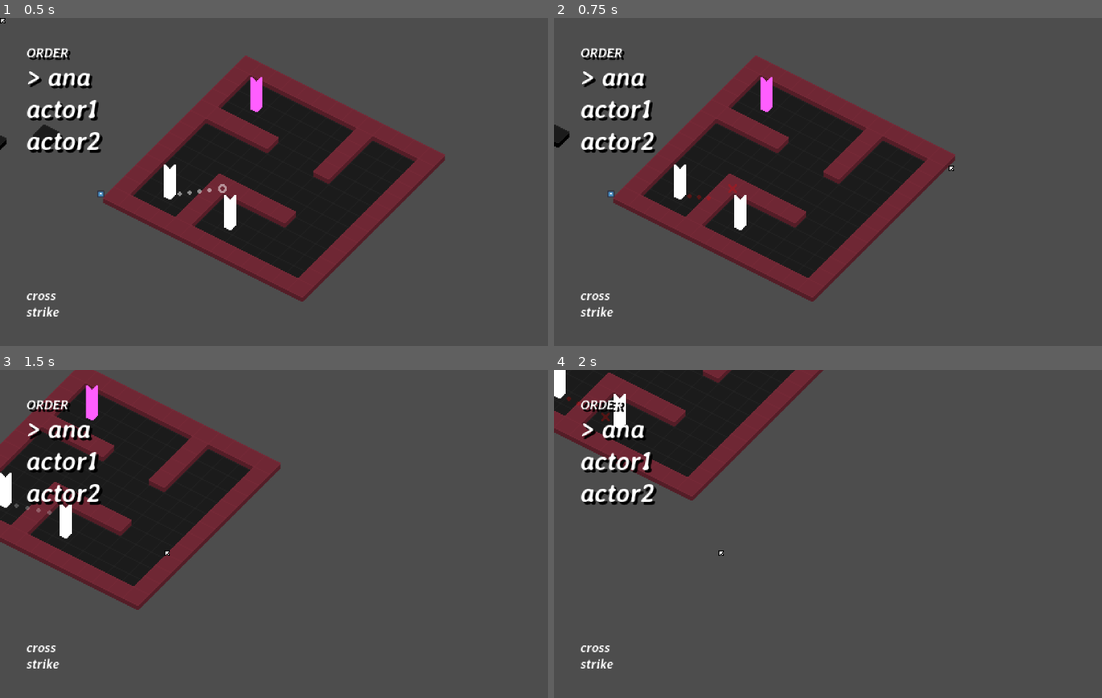
Above: before the commit, frames 1-4 (two rows, left to right).
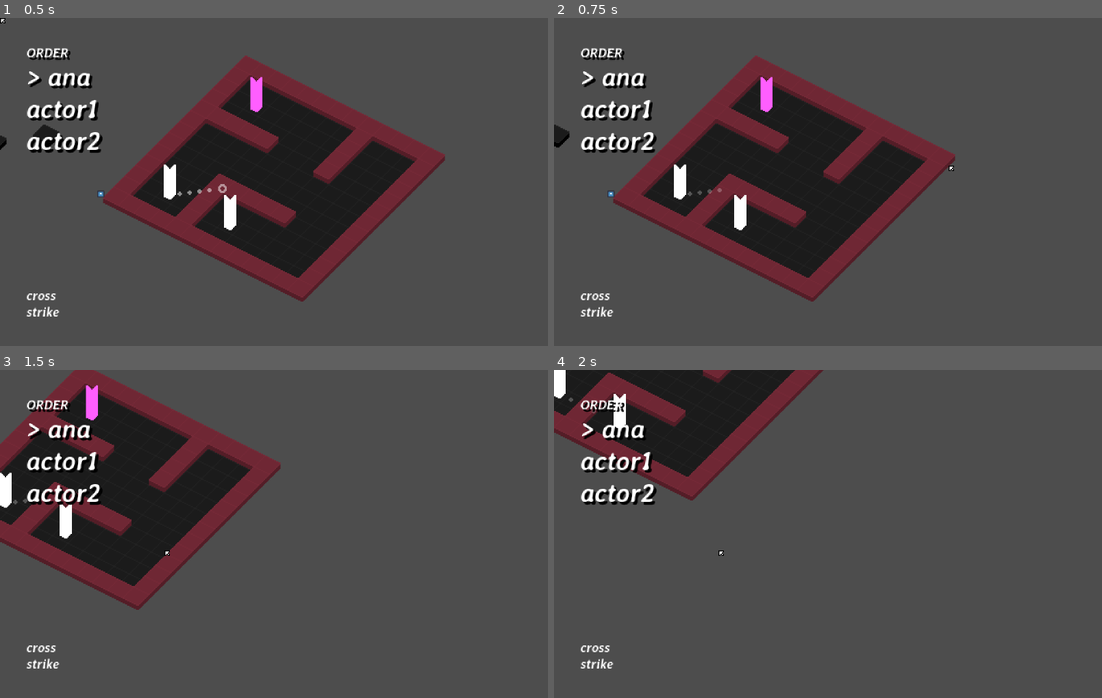
Above: after the commit, the same moments.

Repository: webcatzz/bd
Game: Godot game, scene res://scenes/main.tscn
Two runs of this game, one before a commit and one after it. Both use one fixed random seed, a clock stepped at 60 frames per second and the inputs below. The engine's default icon, where the game draws it, is replaced by a stand-in: a white triangle on a blue panel in a dark square.
Inputs (mouse positions are in pixels of both pictures, inside the frame that each line leads up to):
- Up to frame 1 (0.5 s): no input
- Up to frame 2 (0.75 s): tap Enter (ui_accept) at 0.5 s; move the mouse to (948, 165) at 0.52 s; hold D (move_right) from 0.53 s (still down); hold E (mode_hit) from 0.53 s (still down); click (948, 165) at 0.67 s
- Up to frame 3 (1.5 s): tap Enter (ui_accept) at 0.77 s; tap Q (mode_move) at 0.8, 1.35 s; move the mouse to (164, 550) at 1.27 s; release D (move_right) at 1.28 s; release E (mode_hit) at 1.28 s; hold S (move_down) from 1.28 s (still down)
- Up to frame 4 (2 s): keep holding S (move_down); tap Enter (ui_accept) at 1.52 s; tap E (mode_hit) at 1.55 s

Frame 1 is identical in both runs. In frame 2, less than 0.1% of the frame differs, in the area x 24-34%, y 50-56%; in frame 3, less than 0.1%; in frame 4, less than 0.1%.

Commit message:
cant switch action mode by keybaord any more.

Diff:
--- a/scenes/actor/player.gd
+++ b/scenes/actor/player.gd
@@ -33,10 +33,6 @@
 			update_hover_action()
 		elif event.is_action_pressed("click"):
 			commit_hover_action()
-		elif event.is_action_pressed("mode_move"):
-			action_mode = Action.Type.MOVE
-		elif event.is_action_pressed("mode_hit"):
-			action_mode = Action.Type.HIT
 
 
 # hover action
